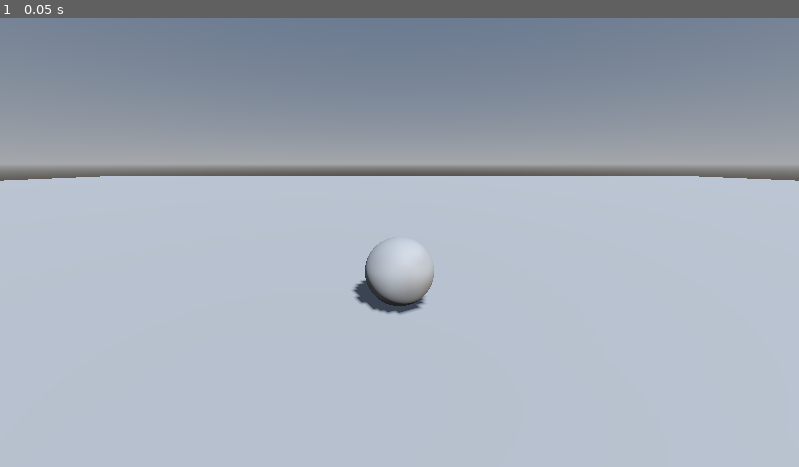
Above: before the commit, frame 1.
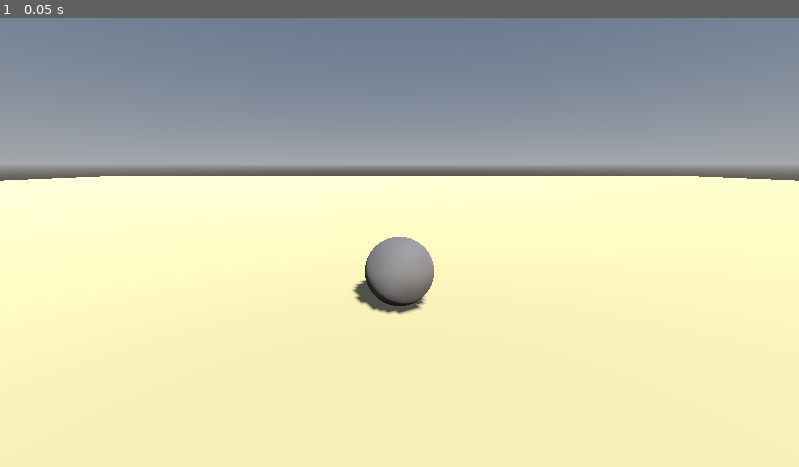
Above: after the commit, the same moment.

Repository: olszewskv/rock-on-beach
Game: Godot game, scene res://world.tscn
The game is run twice, just before and just after one commit, with the same random seed, the same clock (stepped at 60 frames per second) and the same inputs.
Inputs:
- Up to frame 1 (0.05 s): no input

The runs differ from the first frame. In frame 1, 64% of the frame differs, in the area x 0-100%, y 35-100%.

Commit message:
Rock materials, Sand materials

Diff:
--- a/new-game-project/world.tscn
+++ b/new-game-project/world.tscn
@@ -12,10 +12,18 @@
 [sub_resource type="PlaneMesh" id="PlaneMesh_tlwt5"]
 size = Vector2(100, 100)
 
+[sub_resource type="StandardMaterial3D" id="StandardMaterial3D_gv5m4"]
+albedo_color = Color(0.7607843, 0.69803923, 0.5019608, 1)
+roughness = 0.9
+
 [sub_resource type="BoxShape3D" id="BoxShape3D_aqk2v"]
 size = Vector3(100, 0.1, 100)
 
 [sub_resource type="SphereMesh" id="SphereMesh_036b0"]
+
+[sub_resource type="StandardMaterial3D" id="StandardMaterial3D_f3sb7"]
+albedo_color = Color(0.43137255, 0.4117647, 0.39215687, 1)
+roughness = 0.8
 
 [node name="World" type="Node3D" unique_id=839943923]
 
@@ -28,6 +36,7 @@
 
 [node name="Terrain" type="MeshInstance3D" parent="." unique_id=1679490079]
 mesh = SubResource("PlaneMesh_tlwt5")
+surface_material_override/0 = SubResource("StandardMaterial3D_gv5m4")
 
 [node name="StaticBody3D" type="StaticBody3D" parent="Terrain" unique_id=1679747724]
 
@@ -37,6 +46,7 @@
 [node name="Rock" type="MeshInstance3D" parent="." unique_id=652514873]
 transform = Transform3D(1, 0, 0, 0, 1, 0, 0, 0, 1, 0, 0.5, 0)
 mesh = SubResource("SphereMesh_036b0")
+surface_material_override/0 = SubResource("StandardMaterial3D_f3sb7")
 
 [node name="Camera3D" type="Camera3D" parent="." unique_id=1175985114]
 transform = Transform3D(1, 0, 0, 0, 0.9659258, 0.25881904, 0, -0.25881904, 0.9659258, 0, 2, 4)
